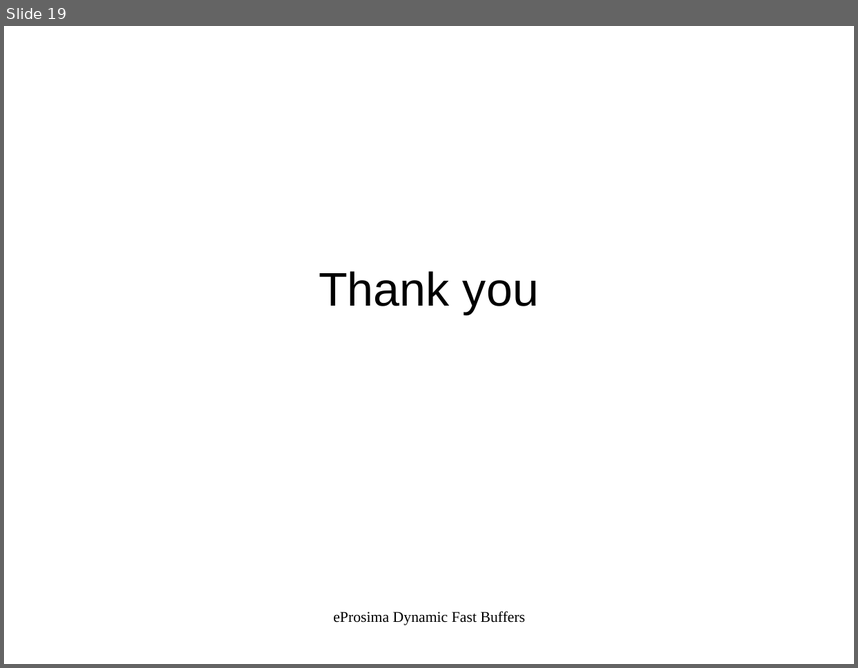
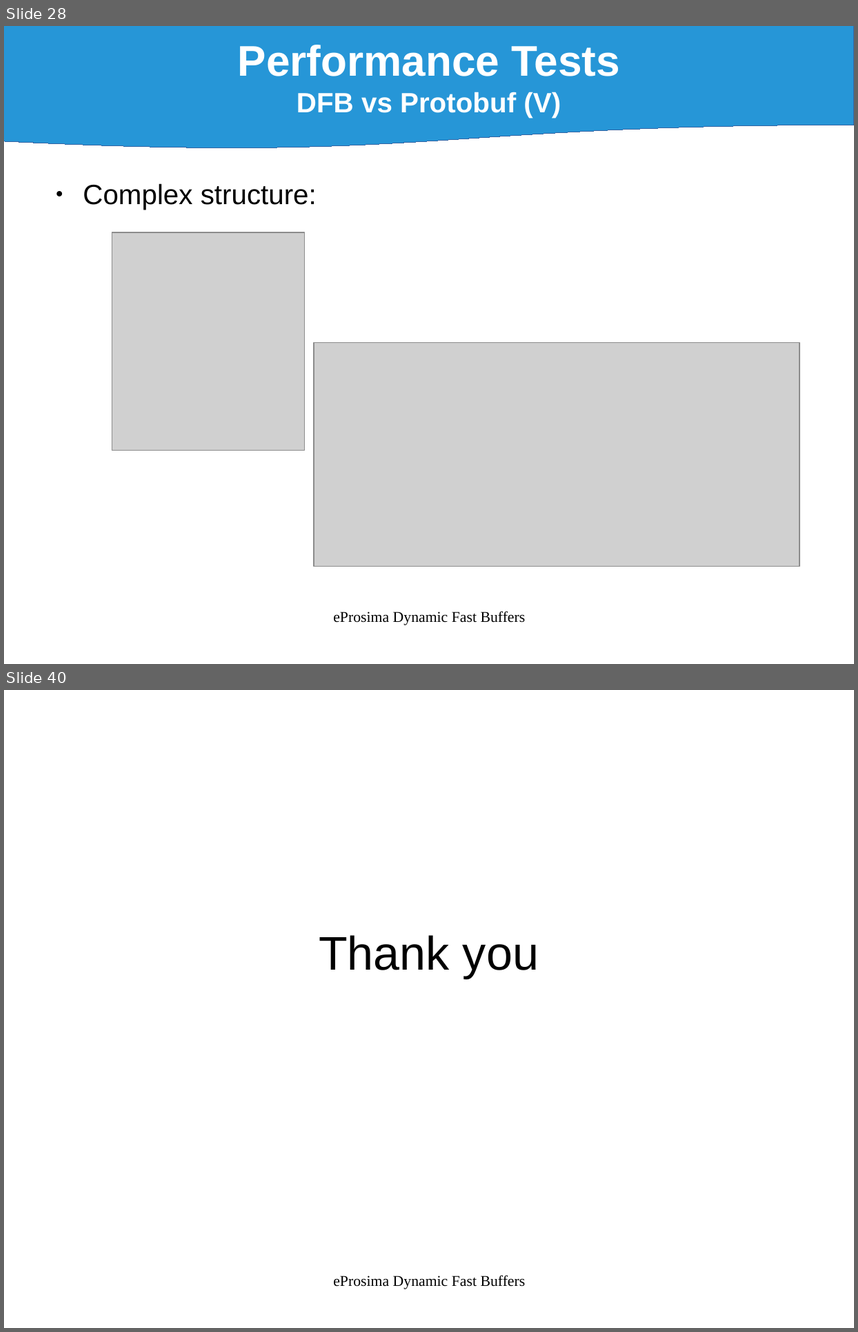
Before and after one commit to eProsima/Dynamic-Fast-Buffers, a slide deck: doc/DynamicFastBuffers_v0.1.odp. Shown one above the other, each under a label of ours: slide 19 before the commit, slides 28 and 40 after it; the slides between them are not shown. The pictures are 858x668 and 858x1332 pixels, drawn with LibreOffice and Linux fonts; fonts in the diff are those of the drawing; grey boxes stand for pictures. Boxes give left, top, right and bottom in pixels: in the first picture for what was removed or moved away, otherwise in the second. Text is boxed around its words. In the diff, an @@ line names an element or a change of style, - is before the commit and + after.

```diff
--- a/doc/DynamicFastBuffers_v0.1.odp
+++ b/doc/DynamicFastBuffers_v0.1.odp
@@ slide 28 added at (x1=4, y1=26, x2=854, y2=664), background #FFFFFF @@
@@ flow chart document added at (x1=4, y1=26, x2=854, y2=150), fill #0084D1 at 85% opacity, outline #3465A4 0 pt, 40 pt, text #FFFFFF, bold @@
+Performance Tests
+DFB vs Protobuf (V)
@@ text added at (x1=83, y1=183, x2=317, y2=210), 26 pt, text #000000 @@
+● Complex structure:
@@ picture added at (x1=112, y1=233, x2=305, y2=450) @@
@@ picture added at (x1=314, y1=342, x2=800, y2=566) @@
@@ text added at (x1=333, y1=610, x2=526, y2=625), 14 pt, text #000000 @@
+eProsima Dynamic Fast Buffers
@@ what was slide 19 is now slide 40 @@
```
Also in this commit, not shown: 4 slides changed, 20 other slides added, 8 other files.
